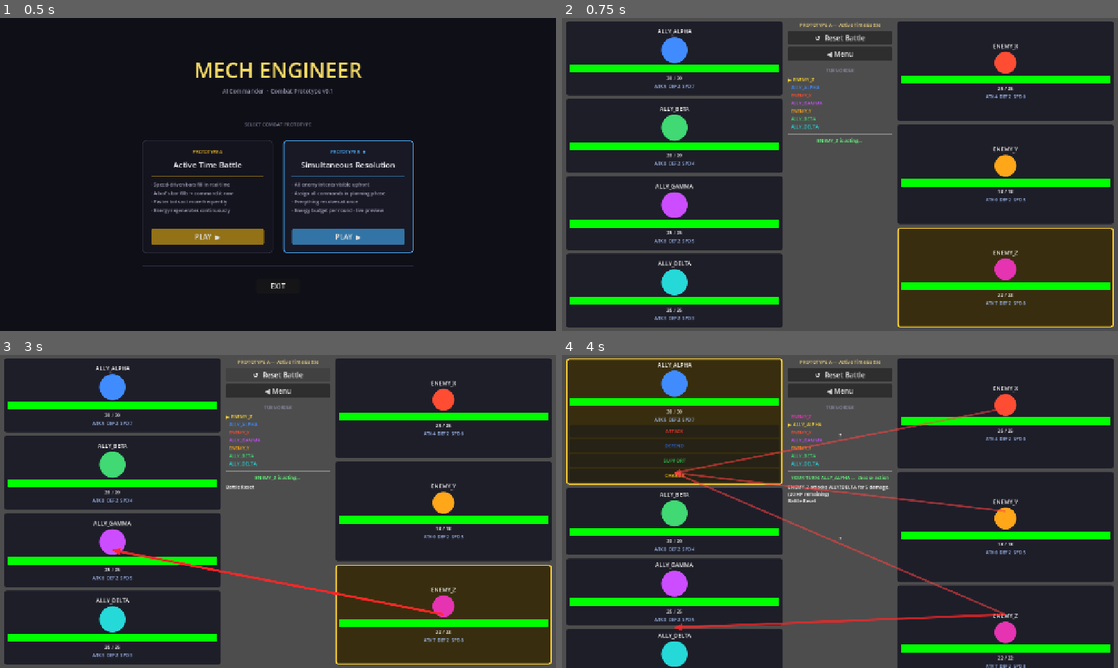
Above: before the commit, frames 1-4 (two rows, left to right).
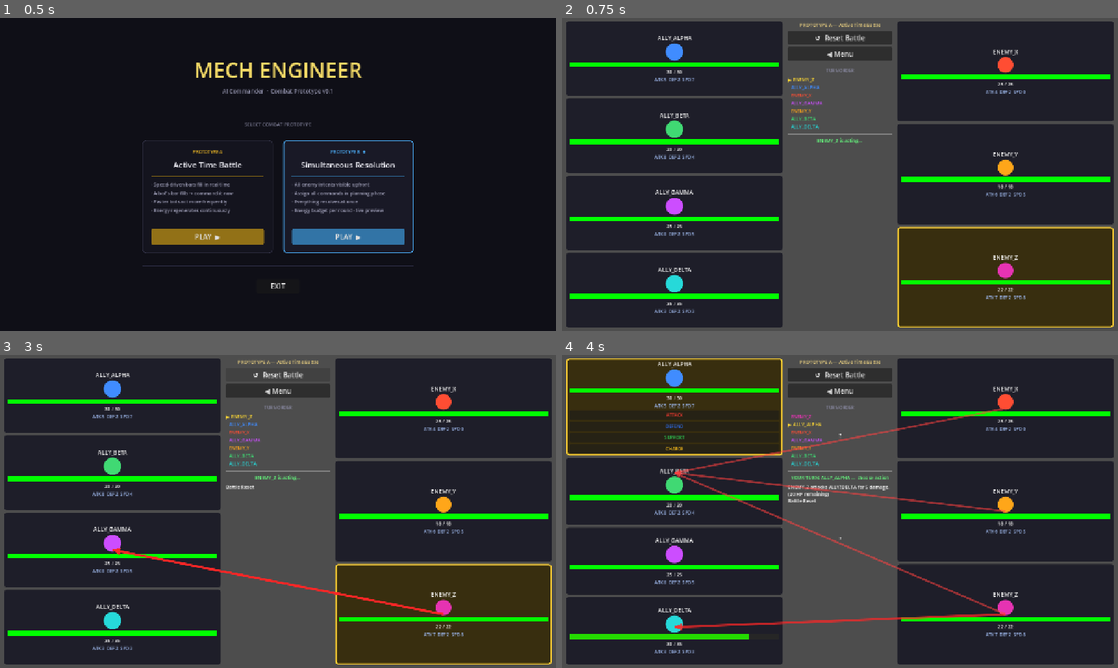
Above: after the commit, the same moments.

Repository: BrickwaII/MechEngineer
Game: Godot game, scene res://menu/main_menu.tscn
Same seed, same stepped clock (60 frames per second), same inputs: the game is played once before the commit and once after it.
Inputs (mouse positions are in pixels of both pictures, inside the frame that each line leads up to):
- Up to frame 1 (0.5 s): no input
- Up to frame 2 (0.75 s): click "PLAY ▶" at 0.5 s
- Up to frame 3 (3 s): click "◀ Menu" at 1.25 s; click "PLAY ▶" at 2 s; click "↺ Reset Battle" at 2.75 s
- Up to frame 4 (4 s): move the mouse to (673, 395) at 3.52 s; click (673, 395) at 3.67 s

Frame 1 is identical in both runs. In frame 2, 9.9% of the frame differs, in the area x 0-100%, y 3-97%; in frame 3, 10%; in frame 4, 19%, in the area x 0-100%, y 2-100%.

Commit message:
Fix scaling, Proto A card overflow, and Proto B energy display
Scaling: switch stretch aspect from 'expand' to 'keep_height' so the
1280x720 viewport scales up proportionally when the window is larger
rather than just revealing more logical pixels.

Proto A layout: reduce ally icon 60→40px, enemy 50→36px, column gap
8→6px, card margins 6→4px, HP bar 18→12px, accordion category buttons
30→22px, skill buttons 26→18px. Four ally cards + open accordion now
fit comfortably in 720 logical pixels.

Proto B: assigned category button now shows energy cost alongside the
skill name (e.g. "ATTACK\nPower Shot [5⚡]") so the cost is visible
after auto-selection.

https://claude.ai/code/session_01Hq1UEyB5oYtHBnZEzr6a3e

Diff:
--- a/battle/bot_card.gd
+++ b/battle/bot_card.gd
@@ -31,8 +31,8 @@
 	_base_style.corner_radius_top_right    = 6
 	_base_style.corner_radius_bottom_left  = 6
 	_base_style.corner_radius_bottom_right = 6
-	_base_style.content_margin_top    = 6
-	_base_style.content_margin_bottom = 6
+	_base_style.content_margin_top    = 4
+	_base_style.content_margin_bottom = 4
 	_base_style.content_margin_left   = 8
 	_base_style.content_margin_right  = 8
 	add_theme_stylebox_override("panel", _base_style)
@@ -48,8 +48,8 @@
 	_highlight_style.corner_radius_top_right    = 6
 	_highlight_style.corner_radius_bottom_left  = 6
 	_highlight_style.corner_radius_bottom_right = 6
-	_highlight_style.content_margin_top    = 6
-	_highlight_style.content_margin_bottom = 6
+	_highlight_style.content_margin_top    = 4
+	_highlight_style.content_margin_bottom = 4
 	_highlight_style.content_margin_left   = 8
 	_highlight_style.content_margin_right  = 8
 
@@ -64,14 +64,14 @@
 	_active_style.corner_radius_top_right    = 6
 	_active_style.corner_radius_bottom_left  = 6
 	_active_style.corner_radius_bottom_right = 6
-	_active_style.content_margin_top    = 6
-	_active_style.content_margin_bottom = 6
+	_active_style.content_margin_top    = 4
+	_active_style.content_margin_bottom = 4
 	_active_style.content_margin_left   = 8
 	_active_style.content_margin_right  = 8
 
 	var vbox := VBoxContainer.new()
 	vbox.alignment = BoxContainer.ALIGNMENT_CENTER
-	vbox.add_theme_constant_override("separation", 4)
+	vbox.add_theme_constant_override("separation", 3)
 	add_child(vbox)
 
 	_name_label = Label.new()
@@ -101,7 +101,7 @@
 	_health_bar.max_value = 100.0
 	_health_bar.value = 100.0
 	_health_bar.show_percentage = false
-	_health_bar.custom_minimum_size = Vector2(60, 18)
+	_health_bar.custom_minimum_size = Vector2(60, 12)
 	_health_bar.size_flags_horizontal = Control.SIZE_EXPAND_FILL
 
 	var bg_style := StyleBoxFlat.new()
@@ -165,8 +165,8 @@
 		var header_btn := Button.new()
 		header_btn.text = d[0] as String
 		header_btn.size_flags_horizontal = Control.SIZE_EXPAND_FILL
-		header_btn.custom_minimum_size = Vector2(0, 30)
-		header_btn.add_theme_font_size_override("font_size", 11)
+		header_btn.custom_minimum_size = Vector2(0, 22)
+		header_btn.add_theme_font_size_override("font_size", 10)
 		header_btn.add_theme_color_override("font_color", d[2] as Color)
 		if skills.is_empty():
 			header_btn.disabled = true
@@ -185,7 +185,7 @@
 			if skill.description != "":
 				sbtn.tooltip_text = skill.description
 			sbtn.size_flags_horizontal = Control.SIZE_EXPAND_FILL
-			sbtn.custom_minimum_size = Vector2(0, 26)
+			sbtn.custom_minimum_size = Vector2(0, 18)
 			sbtn.add_theme_font_size_override("font_size", 10)
 			sbtn.add_theme_color_override("font_color", cat_color)
 			var s := skill
--- a/battle/main.gd
+++ b/battle/main.gd
@@ -37,7 +37,7 @@
 	_ally_column = VBoxContainer.new()
 	_ally_column.size_flags_horizontal = Control.SIZE_EXPAND_FILL
 	_ally_column.size_flags_vertical   = Control.SIZE_EXPAND_FILL
-	_ally_column.add_theme_constant_override("separation", 8)
+	_ally_column.add_theme_constant_override("separation", 6)
 	hbox.add_child(_ally_column)
 
 	# Center column
@@ -101,7 +101,7 @@
 	_enemy_column = VBoxContainer.new()
 	_enemy_column.size_flags_horizontal = Control.SIZE_EXPAND_FILL
 	_enemy_column.size_flags_vertical   = Control.SIZE_EXPAND_FILL
-	_enemy_column.add_theme_constant_override("separation", 8)
+	_enemy_column.add_theme_constant_override("separation", 6)
 	hbox.add_child(_enemy_column)
 
 	# Attack flash arrow
@@ -134,14 +134,14 @@
 	for ally: BotData in battle_manager.allies:
 		var card := BotCard.new()
 		_ally_column.add_child(card)
-		card.setup(ally, 60, true)
+		card.setup(ally, 40, true)
 		card.card_clicked.connect(_on_card_clicked)
 		bot_to_card[ally] = card
 
 	for enemy: BotData in battle_manager.enemies:
 		var card := BotCard.new()
 		_enemy_column.add_child(card)
-		card.setup(enemy, 50, false)
+		card.setup(enemy, 36, false)
 		card.card_clicked.connect(_on_card_clicked)
 		bot_to_card[enemy] = card
 
--- a/project.godot
+++ b/project.godot
@@ -20,7 +20,7 @@
 window/size/viewport_width=1280
 window/size/viewport_height=720
 window/stretch/mode="canvas_items"
-window/stretch/aspect="expand"
+window/stretch/aspect="keep_height"
 
 [physics]
 
--- a/prototype_b/sim_battle_ui.gd
+++ b/prototype_b/sim_battle_ui.gd
@@ -410,7 +410,9 @@
 			if btn == null:
 				continue
 			if cat == assigned_cat and assigned_skill != null:
-				btn.text = label + "\n" + assigned_skill.skill_name
+				var cost_str: String = "" if assigned_skill.energy_cost == 0 \
+						else " [%d⚡]" % assigned_skill.energy_cost
+				btn.text = label + "\n" + assigned_skill.skill_name + cost_str
 				btn.modulate = Color(0.3, 1.0, 0.5)
 			else:
 				btn.text = label
